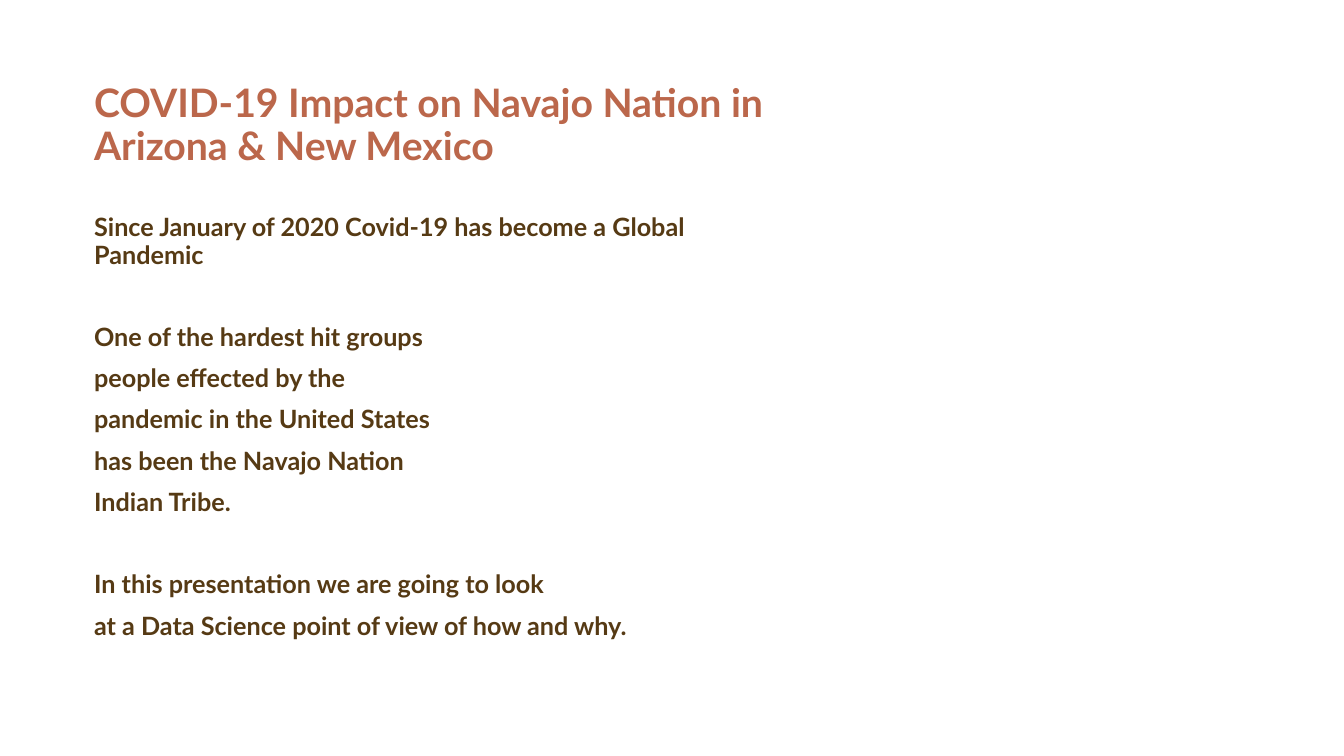
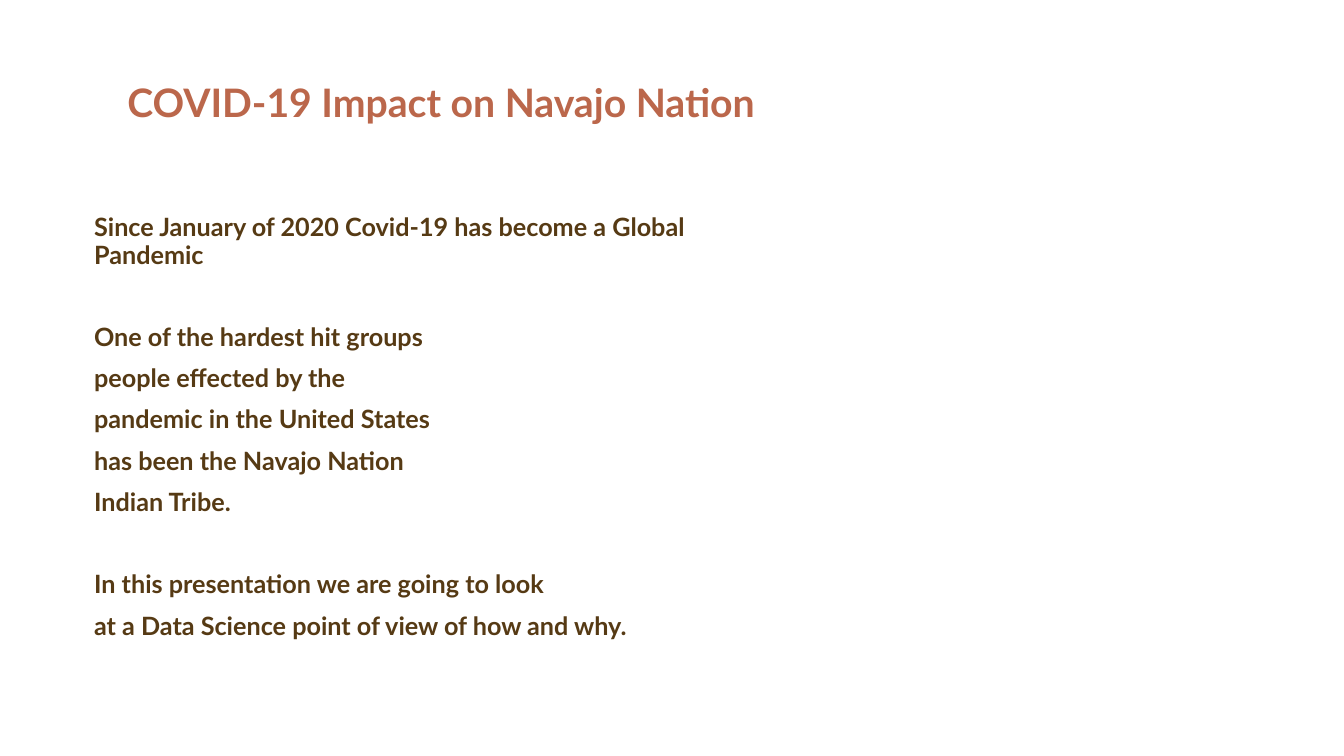
Before and after one commit to CCostenbader/Covid-19-effects-on-the-Navajo-Nation-Indian-Tribe, a slide deck: slide 2 of PPCRAIG.pptx. Drawn at 1344x756 pixels with LibreOffice and Linux fonts; fonts in the diff are those of the drawing; background and template pictures are left out. Boxes give left, top, right and bottom in pixels: in the first picture for what was removed or moved away, otherwise in the second. Text is boxed around its words. In the diff, an @@ line names an element or a change of style, - is before the commit and + after.

```diff
--- a/PPCRAIG.pptx
+++ b/PPCRAIG.pptx
@@ title at [127,88,755,124]: text changed @@
-COVID-19 Impact on Navajo Nation in Arizona & New Mexico
+COVID-19 Impact on Navajo Nation
```
Also in this commit, not shown: 6 other slides changed, 11 slides added, 13 slides removed, 5 other files.
